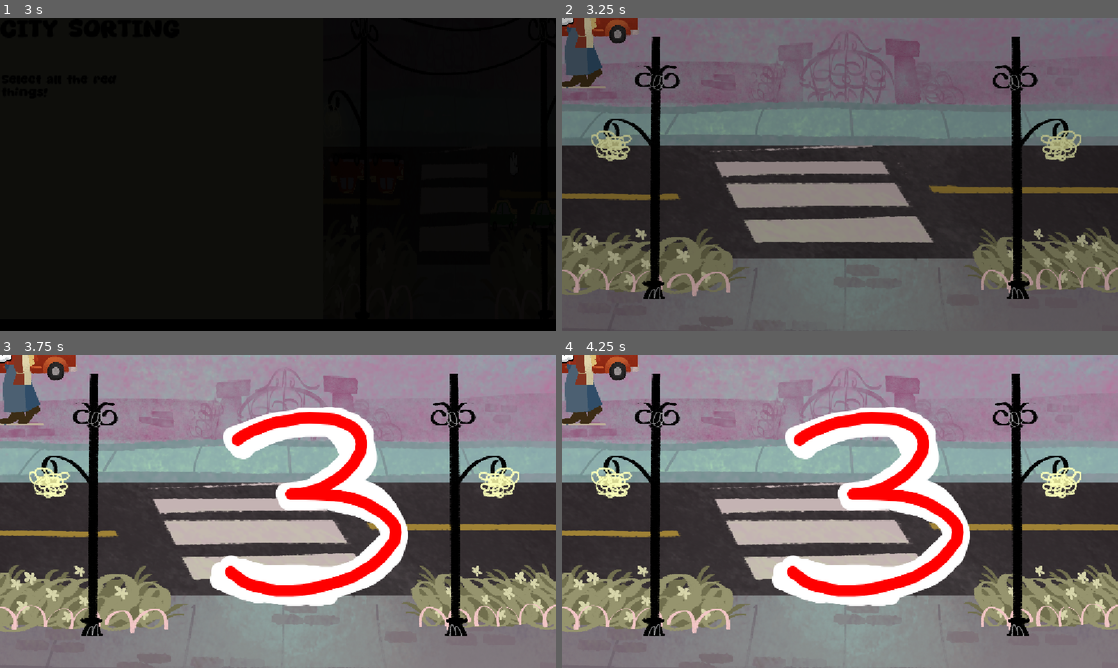
Above: before the commit, frames 1-4 (two rows, left to right).
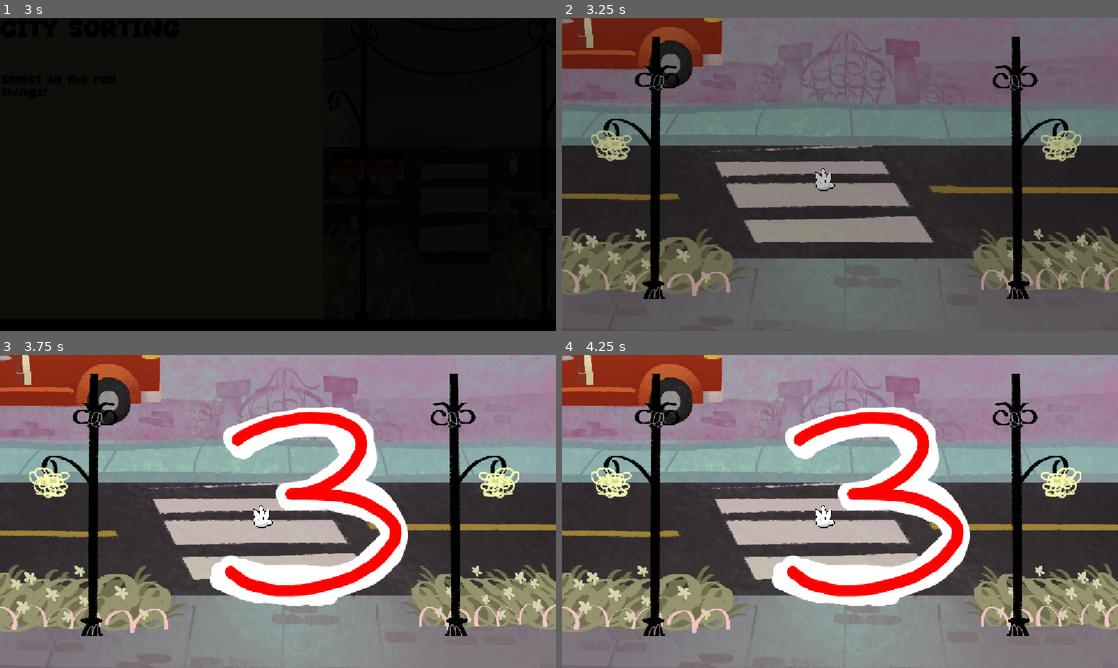
Above: after the commit, the same moments.

Repository: andre-felipe-wonsik-alves/gmtk-jam-26
Game: Godot game, scene res://Scenes/main_menu.tscn
The game is run twice, just before and just after one commit, with the same random seed, the same clock (stepped at 60 frames per second) and the same inputs.
Inputs (mouse positions are in pixels of both pictures, inside the frame that each line leads up to):
- Up to frame 1 (3 s): click (88, 140) at 0.5 s; move the mouse to (400, 158) at 1.27 s; click (400, 158) at 1.42 s; drag from (166, 190) to (250, 237) at 2.02 s; move the mouse to (333, 105) at 2.77 s; click (333, 105) at 2.92 s
- Up to frame 2 (3.25 s): no input
- Up to frame 3 (3.75 s): drag from (250, 574) to (111, 464) at 3.52 s
- Up to frame 4 (4.25 s): no input

Frame 1 is identical in both runs. In frame 2, 4.4% of the frame differs, in the area x 0-50%, y 0-56%; in frame 3, 4.5%; in frame 4, 4.5%.

Commit message:
tentando arrumar alguma coisa

Diff:
--- a/Scenes/Minigames/city_minigame.tscn
+++ b/Scenes/Minigames/city_minigame.tscn
@@ -127,27 +127,27 @@
 
 [sub_resource type="Curve2D" id="Curve2D_aem5b"]
 _data = {
-"points": PackedVector2Array(0, 0, 0, 0, -1, 6, 0, 0, 0, 0, 1484, 8)
+"points": PackedVector2Array(0, 0, 0, 0, 1389, -11, 0, 0, 0, 0, -46, -20)
 }
 point_count = 2
 
 [sub_resource type="Curve2D" id="Curve2D_kxfw3"]
 _data = {
-"points": PackedVector2Array(0, 0, 0, 0, -14, 1, 0, 0, 0, 0, -1519, -10)
+"points": PackedVector2Array(0, 0, 0, 0, 63, 37, 0, 0, 0, 0, -1586, 42)
 }
 point_count = 2
 
 [sub_resource type="Curve2D" id="Curve2D_dta0y"]
 _data = {
-"points": PackedVector2Array(0, 0, 0, 0, -1, 3, 0, 0, 0, 0, 1576, -7)
+"points": PackedVector2Array(0, 0, 0, 0, 1383, -412, 0, 0, 0, 0, 174, -433)
 }
 point_count = 2
 
 [sub_resource type="Curve2D" id="Curve2D_g6eq3"]
 _data = {
-"points": PackedVector2Array(0, 0, 0, 0, 0, 3, 0, 0, 0, 0, -807, 3, 0, 0, 0, 0, -811, -473, 0, 0, 0, 0, -1721, -460)
-}
-point_count = 4
+"points": PackedVector2Array(0, 0, 0, 0, 0, 3, 0, 0, 0, 0, -1437, -7)
+}
+point_count = 2
 
 [node name="City" type="Node2D" unique_id=1970652152]
 position = Vector2(42.176178, 0.5657654)
@@ -156,6 +156,7 @@
 
 [node name="Player" parent="." unique_id=1982141801 instance=ExtResource("2_rejuu")]
 top_level = true
+position = Vector2(540, 341)
 
 [node name="Scenery" type="Node" parent="." unique_id=865049262]
 
@@ -218,7 +219,6 @@
 [node name="SpawnPools" type="Node" parent="." unique_id=663536681]
 
 [node name="RoadLeft" type="Marker2D" parent="SpawnPools" unique_id=649712608]
-visible = false
 position = Vector2(-214, 279)
 
 [node name="SpawnComponent" type="Node" parent="SpawnPools/RoadLeft" unique_id=1009406731 node_paths=PackedStringArray("spawn_marker", "path", "path_follow")]
@@ -228,18 +228,18 @@
 path = NodePath("../Path2D")
 path_follow = NodePath("../Path2D/PathFollow2D")
 spawn_interval_seconds = 7.0
-speed = 70
+speed = 200
 metadata/_custom_type_script = "uid://bdqsdxu1hqmfg"
 
 [node name="Path2D" type="Path2D" parent="SpawnPools/RoadLeft" unique_id=1602728181]
+position = Vector2(187, 35)
 curve = SubResource("Curve2D_aem5b")
 
 [node name="PathFollow2D" type="PathFollow2D" parent="SpawnPools/RoadLeft/Path2D" unique_id=480007606]
-position = Vector2(-1, 6)
-rotation = 0.0013468005
+position = Vector2(1389, -11)
+rotation = -3.135321
 
 [node name="RoadRight" type="Marker2D" parent="SpawnPools" unique_id=1343910942]
-visible = false
 position = Vector2(1299, 379)
 
 [node name="SpawnComponent" type="Node" parent="SpawnPools/RoadRight" unique_id=557816890 node_paths=PackedStringArray("spawn_marker", "path", "path_follow")]
@@ -248,20 +248,19 @@
 spawn_marker = NodePath("..")
 path = NodePath("../Path2D")
 path_follow = NodePath("../Path2D/PathFollow2D")
-spawn_interval_seconds = 7.0
-speed = 70
+spawn_interval_seconds = 8.4
+speed = 200
 metadata/_custom_type_script = "uid://bdqsdxu1hqmfg"
 
 [node name="Path2D" type="Path2D" parent="SpawnPools/RoadRight" unique_id=368616736]
 curve = SubResource("Curve2D_kxfw3")
 
 [node name="PathFollow2D" type="PathFollow2D" parent="SpawnPools/RoadRight/Path2D" unique_id=571259835]
-position = Vector2(-14, 1)
-rotation = -3.1342838
+position = Vector2(63, 37)
+rotation = 3.1385605
 
 [node name="Sidewalk" type="Marker2D" parent="SpawnPools" unique_id=1446052177]
-visible = false
-position = Vector2(-219, 646)
+position = Vector2(1362, 303)
 
 [node name="SpawnComponent" type="Node" parent="SpawnPools/Sidewalk" unique_id=1730645144 node_paths=PackedStringArray("spawn_marker", "path", "path_follow")]
 script = ExtResource("4_kasov")
@@ -275,11 +274,10 @@
 curve = SubResource("Curve2D_dta0y")
 
 [node name="PathFollow2D" type="PathFollow2D" parent="SpawnPools/Sidewalk/Path2D" unique_id=1598806196]
-position = Vector2(-1, 3)
-rotation = -0.0063410695
+position = Vector2(1383, -412)
+rotation = -3.1242247
 
 [node name="SidewalkCrosser" type="Marker2D" parent="SpawnPools" unique_id=140212517]
-visible = false
 position = Vector2(1384, 646)
 
 [node name="SpawnComponent" type="Node" parent="SpawnPools/SidewalkCrosser" unique_id=1129921582 node_paths=PackedStringArray("spawn_marker", "path", "path_follow")]
@@ -295,7 +293,7 @@
 
 [node name="PathFollow2D" type="PathFollow2D" parent="SpawnPools/SidewalkCrosser/Path2D" unique_id=1809746132]
 position = Vector2(0, 3)
-rotation = 3.1415927
+rotation = -3.1346338
 
 [node name="AudioStreamPlayer2D" type="AudioStreamPlayer2D" parent="." unique_id=1480301289]
 stream = ExtResource("9_r715t")
--- a/Scenes/Npc/car.tscn
+++ b/Scenes/Npc/car.tscn
@@ -6,7 +6,7 @@
 [ext_resource type="AudioStream" uid="uid://clypsx251ujfi" path="res://Assets/Sounds/Effects/dragon-studio-clean-minimal-pop-467466.mp3" id="4_cfmeg"]
 
 [sub_resource type="RectangleShape2D" id="RectangleShape2D_8odeo"]
-size = Vector2(143, 60)
+size = Vector2(71.5, 33.279675)
 
 [sub_resource type="SpriteFrames" id="SpriteFrames_86cna"]
 animations = [{
@@ -23,12 +23,13 @@
 scale = Vector2(2, 2)
 
 [node name="CollisionShape2D" type="CollisionShape2D" parent="." unique_id=2030024330]
-position = Vector2(-0.5, -10)
+position = Vector2(7.6806946, -10.7947235)
+scale = Vector2(5.095964, 5.210705)
 shape = SubResource("RectangleShape2D_8odeo")
 
 [node name="AnimatedSprite2D" type="AnimatedSprite2D" parent="." unique_id=1305526116]
 position = Vector2(1.9073486e-06, -4)
-scale = Vector2(0.080001436, 0.080001436)
+scale = Vector2(0.2, 0.2)
 sprite_frames = SubResource("SpriteFrames_86cna")
 autoplay = "default"
 offset = Vector2(-12.306427, -74.18906)
--- a/Scenes/Npc/green-car.tscn
+++ b/Scenes/Npc/green-car.tscn
@@ -6,7 +6,7 @@
 [ext_resource type="AudioStream" uid="uid://el5ue53edxfh" path="res://Assets/Sounds/Effects/apebble-fart-3-228243.mp3" id="4_a3frx"]
 
 [sub_resource type="RectangleShape2D" id="RectangleShape2D_382f7"]
-size = Vector2(143, 60)
+size = Vector2(363, 170)
 
 [sub_resource type="SpriteFrames" id="SpriteFrames_smd1s"]
 animations = [{
@@ -23,12 +23,12 @@
 scale = Vector2(2, 2)
 
 [node name="CollisionShape2D" type="CollisionShape2D" parent="." unique_id=1808584172]
-position = Vector2(-0.5, -10)
+position = Vector2(2.5, -13)
 shape = SubResource("RectangleShape2D_382f7")
 
 [node name="AnimatedSprite2D" type="AnimatedSprite2D" parent="." unique_id=2042302553]
 position = Vector2(1.9073486e-06, -4)
-scale = Vector2(0.080001436, 0.080001436)
+scale = Vector2(0.2, 0.2)
 sprite_frames = SubResource("SpriteFrames_smd1s")
 autoplay = "default"
 offset = Vector2(-12.306427, -74.18906)
--- a/Scenes/Npc/purple-car.tscn
+++ b/Scenes/Npc/purple-car.tscn
@@ -6,7 +6,7 @@
 [ext_resource type="AudioStream" uid="uid://el5ue53edxfh" path="res://Assets/Sounds/Effects/apebble-fart-3-228243.mp3" id="4_40wbq"]
 
 [sub_resource type="RectangleShape2D" id="RectangleShape2D_382f7"]
-size = Vector2(143, 60)
+size = Vector2(357, 177)
 
 [sub_resource type="SpriteFrames" id="SpriteFrames_smd1s"]
 animations = [{
@@ -23,12 +23,12 @@
 scale = Vector2(2, 2)
 
 [node name="CollisionShape2D" type="CollisionShape2D" parent="." unique_id=1808584172]
-position = Vector2(-0.5, -10)
+position = Vector2(3, -16.5)
 shape = SubResource("RectangleShape2D_382f7")
 
 [node name="AnimatedSprite2D" type="AnimatedSprite2D" parent="." unique_id=2042302553]
 position = Vector2(1.9073486e-06, -4)
-scale = Vector2(0.080001436, 0.080001436)
+scale = Vector2(0.2, 0.2)
 sprite_frames = SubResource("SpriteFrames_smd1s")
 autoplay = "default"
 offset = Vector2(-12.306427, -74.18906)
--- a/Scenes/Npc/random_dude.tscn
+++ b/Scenes/Npc/random_dude.tscn
@@ -19,13 +19,14 @@
 }]
 
 [node name="RandomDude" type="AnimatableBody2D" unique_id=692033546]
+scale = Vector2(0.63671565, 0.5979564)
 
 [node name="CollisionShape2D" type="CollisionShape2D" parent="." unique_id=810202119]
-position = Vector2(1.5, -9.5)
+position = Vector2(-62, -155)
 shape = SubResource("RectangleShape2D_5grla")
 
 [node name="AnimatedSprite2D" type="AnimatedSprite2D" parent="." unique_id=650621309]
-position = Vector2(0, -7)
+position = Vector2(-59.000004, -154)
 scale = Vector2(0.23999934, 0.23999934)
 sprite_frames = SubResource("SpriteFrames_mt5lt")
 autoplay = "default"
--- a/Scenes/Npc/yellow-car.tscn
+++ b/Scenes/Npc/yellow-car.tscn
@@ -6,7 +6,7 @@
 [ext_resource type="AudioStream" uid="uid://el5ue53edxfh" path="res://Assets/Sounds/Effects/apebble-fart-3-228243.mp3" id="4_bo71g"]
 
 [sub_resource type="RectangleShape2D" id="RectangleShape2D_382f7"]
-size = Vector2(143, 60)
+size = Vector2(152.33316, 77.22275)
 
 [sub_resource type="SpriteFrames" id="SpriteFrames_smd1s"]
 animations = [{
@@ -23,12 +23,13 @@
 scale = Vector2(2, 2)
 
 [node name="CollisionShape2D" type="CollisionShape2D" parent="." unique_id=1808584172]
-position = Vector2(-0.5, -10)
+position = Vector2(8.499996, -15.500002)
+scale = Vector2(2.442016, 2.6805573)
 shape = SubResource("RectangleShape2D_382f7")
 
 [node name="AnimatedSprite2D" type="AnimatedSprite2D" parent="." unique_id=2042302553]
 position = Vector2(1.9073486e-06, -4)
-scale = Vector2(0.080001436, 0.080001436)
+scale = Vector2(0.2, 0.248)
 sprite_frames = SubResource("SpriteFrames_smd1s")
 autoplay = "default"
 offset = Vector2(-12.306427, -74.18906)
--- a/Scripts/Minigames/city.gd
+++ b/Scripts/Minigames/city.gd
@@ -3,7 +3,7 @@
 
 signal score_changed(new_score: int)
 
-@export_range(1, 100, 1) var score_required_to_win := 5
+@export_range(1, 100, 1) var score_required_to_win := 10
 @export_range(1.0, 120.0, 0.5) var level_duration_seconds := 20.0
 @export var lose_on_wrong_click := false
 
